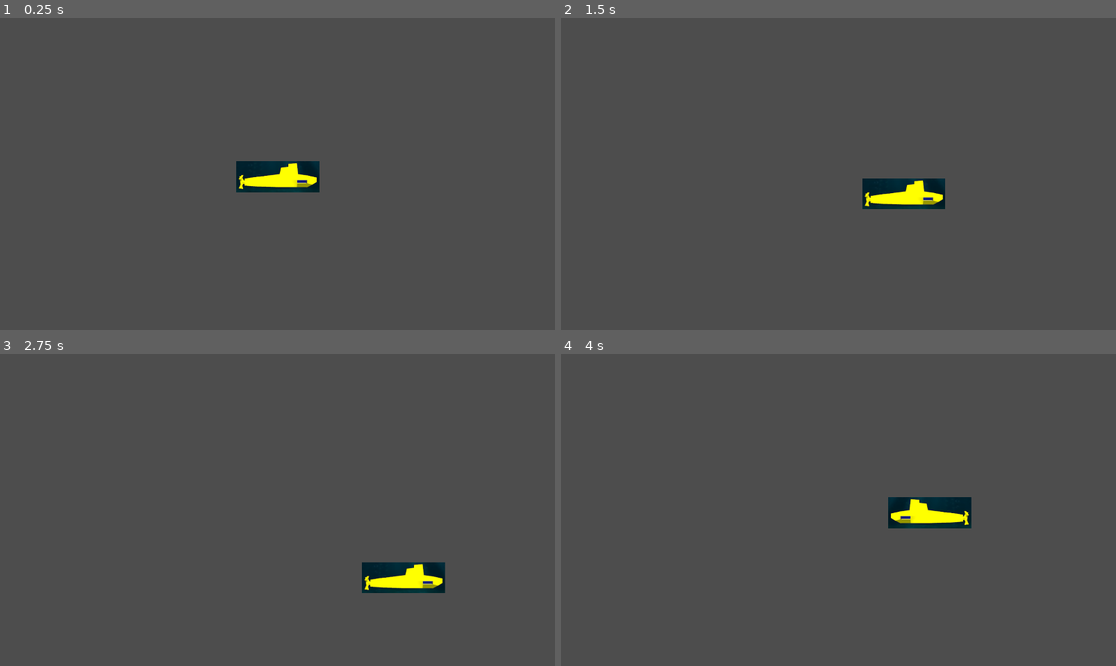
Above: before the commit, frames 1-4 (two rows, left to right).
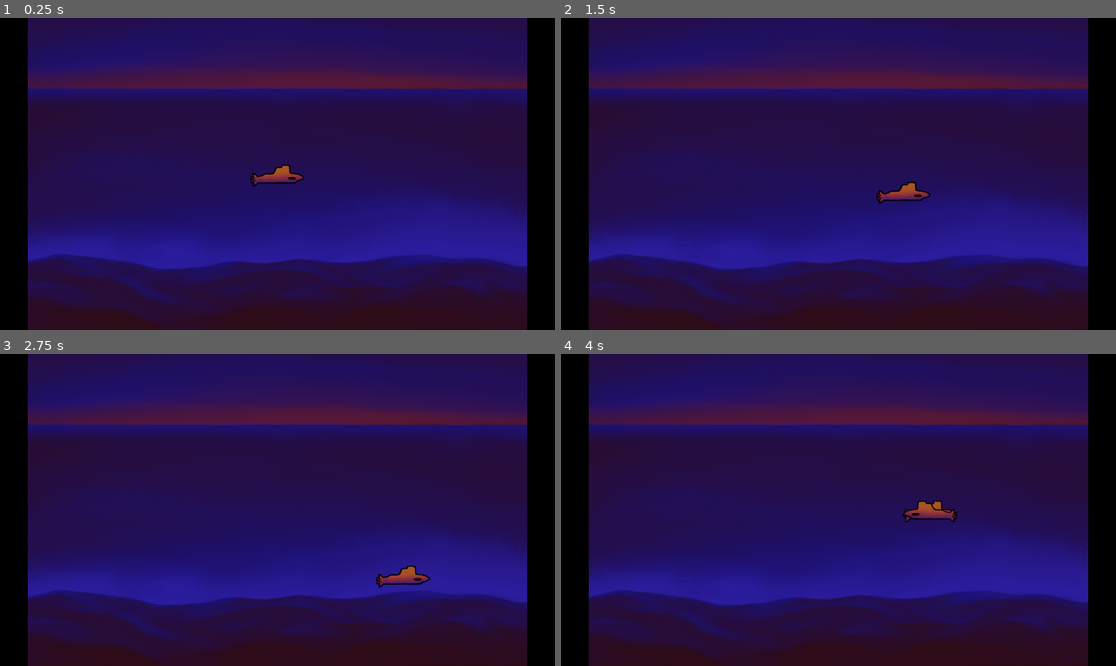
Above: after the commit, the same moments.

Repository: bakdorl/Seaquest
Game: Godot game, scene res://ocean.tscn
The game is run twice, just before and just after one commit, with the same random seed, the same clock (stepped at 60 frames per second) and the same inputs.
Inputs:
- Up to frame 1 (0.25 s): no input
- Up to frame 2 (1.5 s): tap Enter at 0.5 s; hold D (right) 0.53-1.28 s; hold S (down) from 1.28 s (still down)
- Up to frame 3 (2.75 s): release S (down) at 2.03 s; hold D (right) from 2.03 s (still down)
- Up to frame 4 (4 s): release D (right) at 2.78 s; hold W (up) 2.78-3.53 s; hold A (left) from 3.53 s (still down)

The runs differ from the first frame. In frame 1, 100% of the frame differs, in the area x 0-100%, y 0-100%; in frame 2, 100%; in frame 3, 100%; in frame 4, 100%.

Commit message:
submarino mexe e tem limite na tela - sprite2d

Diff:
--- a/ocean.tscn
+++ b/ocean.tscn
@@ -1,9 +1,17 @@
 [gd_scene format=3 uid="uid://b36ojtcn8h5ve"]
 
 [ext_resource type="PackedScene" uid="uid://btebci5tthalf" path="res://submarine.tscn" id="1_tiovm"]
+[ext_resource type="Texture2D" uid="uid://mwyyccx6ah88" path="res://background/Ilustração_Sem_Título.png" id="2_j38dg"]
 
 [node name="Ocean" type="Node2D" unique_id=1879437640]
 
 [node name="Submarine" parent="." unique_id=579768933 instance=ExtResource("1_tiovm")]
 position = Vector2(961, 549)
 input_pickable = true
+
+[node name="CanvasLayer" type="CanvasLayer" parent="." unique_id=1733076593]
+layer = -1
+
+[node name="Sprite2D" type="Sprite2D" parent="CanvasLayer" unique_id=657863596]
+position = Vector2(960, 540)
+texture = ExtResource("2_j38dg")
--- a/player/scripts/submarine.gd
+++ b/player/scripts/submarine.gd
@@ -25,3 +25,6 @@
 		velocity = Vector2.ZERO
 
 	move_and_slide()
+
+	position.x = clamp(global_position.x, 250, 1670)
+	position.y = clamp(global_position.y, 230, 800)
--- a/submarine.tscn
+++ b/submarine.tscn
@@ -1,9 +1,38 @@
 [gd_scene format=3 uid="uid://btebci5tthalf"]
 
-[ext_resource type="Texture2D" uid="uid://dijhxshgjsfgc" path="res://player/sprites/Captura de tela 2026-03-11 144653.png" id="1_3uq8f"]
 [ext_resource type="Script" uid="uid://can160vihfgkk" path="res://player/scripts/submarine.gd" id="1_k4f85"]
+[ext_resource type="Texture2D" uid="uid://btbvv4gvjgtjv" path="res://player/sprites/Sprite subs.png" id="2_k4f85"]
 
 [sub_resource type="RectangleShape2D" id="RectangleShape2D_kjqlq"]
+
+[sub_resource type="AtlasTexture" id="AtlasTexture_k4f85"]
+atlas = ExtResource("2_k4f85")
+region = Rect2(0, 0, 222, 109)
+
+[sub_resource type="AtlasTexture" id="AtlasTexture_qvldv"]
+atlas = ExtResource("2_k4f85")
+region = Rect2(222, 0, 222, 109)
+
+[sub_resource type="AtlasTexture" id="AtlasTexture_wxksq"]
+atlas = ExtResource("2_k4f85")
+region = Rect2(444, 0, 222, 109)
+
+[sub_resource type="SpriteFrames" id="SpriteFrames_k4f85"]
+animations = [{
+"frames": [{
+"duration": 1.0,
+"texture": SubResource("AtlasTexture_k4f85")
+}, {
+"duration": 1.0,
+"texture": SubResource("AtlasTexture_qvldv")
+}, {
+"duration": 1.0,
+"texture": SubResource("AtlasTexture_wxksq")
+}],
+"loop": true,
+"name": &"default",
+"speed": 5.0
+}]
 
 [node name="Submarine" type="CharacterBody2D" unique_id=579768933]
 motion_mode = 1
@@ -12,5 +41,10 @@
 [node name="CollisionShape2D" type="CollisionShape2D" parent="." unique_id=1115819331]
 shape = SubResource("RectangleShape2D_kjqlq")
 
+[node name="AnimatedSprite2D" type="AnimatedSprite2D" parent="." unique_id=1645864602]
+sprite_frames = SubResource("SpriteFrames_k4f85")
+
 [node name="Sprite2D" type="Sprite2D" parent="." unique_id=270003891]
-texture = ExtResource("1_3uq8f")
+texture = ExtResource("2_k4f85")
+hframes = 3
+frame = 1
Binary file added: background/Ilustração_Sem_Título.png
Not shown, added: background/Ilustração_Sem_Título.png.import
Binary file added: player/sprites/Sprite subs.png
Not shown, added: player/sprites/Sprite subs.png.import
